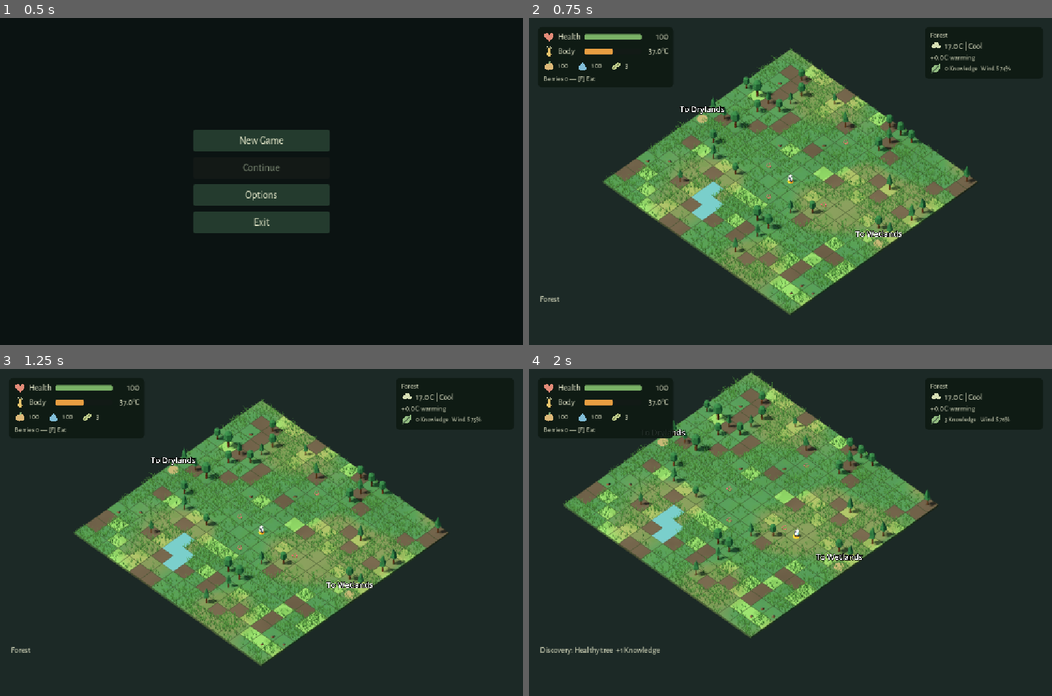
Above: before the commit, frames 1-4 (two rows, left to right).
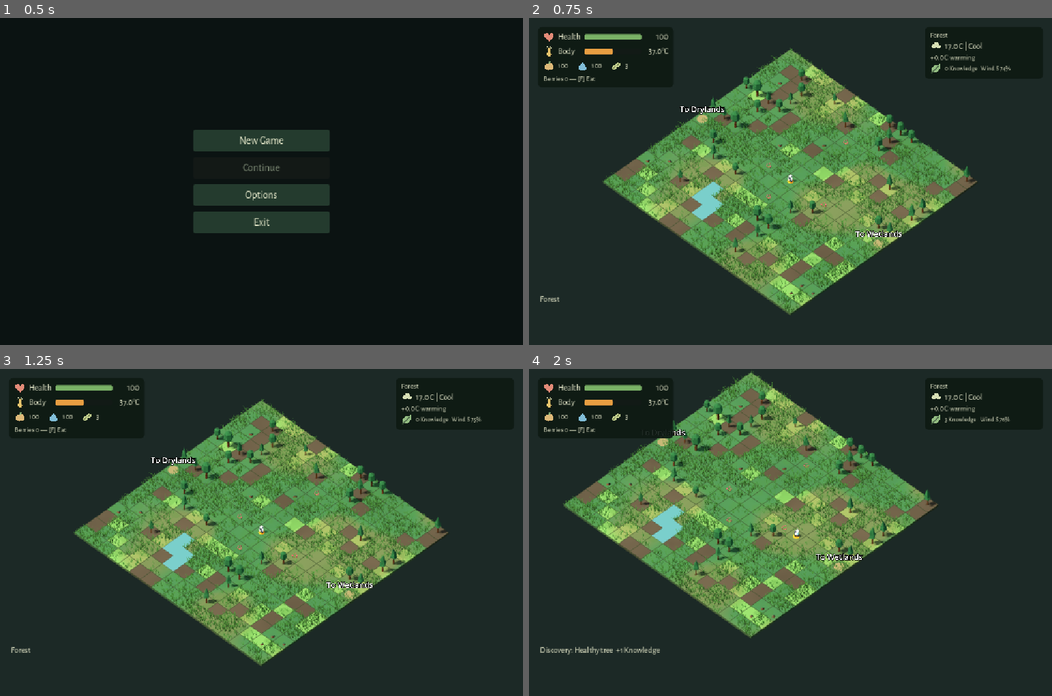
Above: after the commit, the same moments.

Repository: emir-masinovic/gameup-2026-nihilists
Game: Godot game, scene res://features/menus/main_menu.tscn
Two runs of this game, one before a commit and one after it. Both use one fixed random seed, a clock stepped at 60 frames per second and the inputs below.
Inputs (mouse positions are in pixels of both pictures, inside the frame that each line leads up to):
- Up to frame 1 (0.5 s): no input
- Up to frame 2 (0.75 s): click "New Game" at 0.5 s
- Up to frame 3 (1.25 s): no input
- Up to frame 4 (2 s): tap Enter (ui_accept) at 1.25, 1.52 s; move the mouse to (905, 516) at 1.27 s; hold D (move_east) from 1.28 s (still down); hold F (eat) from 1.28 s (still down); click (905, 516) at 1.42 s

Frame 1 is identical in both runs. In frame 2, 0.2% of the frame differs, in the area x 17-84%, y 11-89%; in frame 3, 0.2%; in frame 4, 0.2%.

Commit message:
style: add cached density-aware grass ambient shading

Diff:
--- a/features/levels/forest/nature/ground_cover.gd
+++ b/features/levels/forest/nature/ground_cover.gd
@@ -87,6 +87,7 @@
 	var bases: Array[Basis] = []
 	var origins: Array[Vector3] = []
 	var phases: Array[float] = []
+	var crowding = _crowding(placement) if not shrubs else []
 	var pending: Dictionary = {}
 	var rng = RandomNumberGenerator.new()
 	rng.seed = _appearance_seed ^ 0x48A17
@@ -109,7 +110,7 @@
 		origins.append(grid.world_position(cell)+offset)
 		phases.append(_sample(i*37+j))
 		pending[j] = true
-	batches.append({"renderer": renderer, "indices": indices, " …(247 unchanged characters)… hases,"pending":pending,"cell_states":{}})
+	batches.append({"renderer": renderer, "indices": indices, " …(247 unchanged characters)… hases,"pending":pending,"cell_states":{},"crowding":crowding})
 	model.free()
 
 func update_state(grid: RefCounted):
@@ -138,7 +139,7 @@
 			if batch.sizes[j] != batch.targets[j]: batch.pending[j] = true
 			if batch.vitality[j] != vitality:
 				batch.vitality[j] = vitality
-				batch.renderer.multimesh.set_instance_custom_data(j,Color(vitality,batch.phases[j],vitality,1))
+				batch.renderer.multimesh.set_instance_custom_data(j,Color(vitality,batch.phases[j],0.0 if batch.shrubs else batch.crowding[j]*vitality*vitality,1))
 	for i in range(grid.cells.size()):
 		var data = grid.cells[i]
 		var bare_ground: bool = data.terrain == "grass" and not data.get("burned", false)
@@ -301,3 +302,24 @@
 		material.set_shader_parameter("wind_exposure",values)
 		material.set_shader_parameter("shelter_origin",Vector2(origin.x,origin.z))
 		material.set_shader_parameter("shelter_enabled",true)
+
+# Generation-only spatial bins: approximate overlapping-tuft ambient occlusion.
+# Fixed placements remain cached; climate thinning scales this proxy at refresh.
+func _crowding(placement: Array[Dictionary]) -> Array[float]:
+	var bins: Dictionary = {}
+	for candidate in placement:
+		var key = Vector2i(floori(candidate.position.x/0.65),floori(candidate.position.z/0.65))
+		if not bins.has(key): bins[key] = []
+		bins[key].append(candidate.position)
+	var values: Array[float] = []
+	for candidate in placement:
+		var point: Vector3 = candidate.position
+		var key = Vector2i(floori(point.x/0.65),floori(point.z/0.65))
+		var overlap = 0.0
+		for z in range(-1,2):
+			for x in range(-1,2):
+				for other in bins.get(key+Vector2i(x,z),[]):
+					var distance = point.distance_to(other)
+					if distance > 0.001: overlap += maxf(0.0,1.0-distance/0.65)
+		values.append(clampf(overlap/3.0,0.0,1.0))
+	return values
--- a/features/levels/forest/nature/shader_foliage.gdshader
+++ b/features/levels/forest/nature/shader_foliage.gdshader
@@ -7,6 +7,7 @@
 uniform bool instance_health = false;
 uniform bool blade_grass = false;
 varying float blade_height;
+varying vec3 blade_tint;
 varying float vitality;
 uniform float sway = 0.025;
 uniform float wind_height = 1.6;
@@ -18,6 +19,12 @@
 uniform vec2 shelter_origin = vec2(-16.0);
 void vertex() {
     blade_height = UV.y;
+    float occlusion = blade_grass ? INSTANCE_CUSTOM.b : 0.0;
+    float root_shade = mix(0.88,0.38,occlusion);
+    float top = smoothstep(0.0,0.95,UV.y);
+    float hue = fract(INSTANCE_CUSTOM.g*17.31);
+    vec3 variation = mix(vec3(0.94,0.99,0.88),vec3(1.03,1.01,0.98),hue);
+    blade_tint = mix(vec3(root_shade),vec3(1.03,1.07,0.94),top)*variation;
     vitality = INSTANCE_CUSTOM.r;
     leaf_position = VERTEX;
     vec3 world = MODEL_MATRIX[3].xyz;
@@ -54,8 +61,7 @@
     if (blade_grass) {
         if (!FRONT_FACING) { NORMAL = -NORMAL; }
         // Real vitality approximates dense-cover root occlusion; tips stay soft.
-        float root_shade = mix(0.9,0.62,vitality);
-        ALBEDO *= mix(vec3(root_shade),vec3(1.06,1.1,0.96),smoothstep(0.0,1.0,blade_height));
+        ALBEDO *= blade_tint;
     }
     ROUGHNESS = 1.0;
     METALLIC = 0.0;
--- a/tests/world_presentation_test.gd
+++ b/tests/world_presentation_test.gd
@@ -153,6 +153,13 @@
 	world._update_wind(0.0)
 	check(not world.effects.wind_streaks.visible,"Optional wind ribbons disable independently of grass wind")
 	world.effects.wind_streaks_enabled = true
+	check(grass_batch.crowding.size() == grass_batch.indices.size() and grass_batch.crowding.min() < grass_batch.crowding.max(),"Spatial crowding cache distinguishes sparse and overlapping tufts")
+	var cached_crowding = grass_batch.crowding.duplicate()
+	cover.update_state(world.grid)
+	check(grass_batch.crowding == cached_crowding,"Climate refresh reuses crowding without resampling neighbors")
+	var close_pair: Array[Dictionary] = [{"position":Vector3.ZERO},{"position":Vector3(0.1,0,0)}]
+	var distant_pair: Array[Dictionary] = [{"position":Vector3.ZERO},{"position":Vector3(3,0,0)}]
+	check(cover._crowding(close_pair)[0] > cover._crowding(distant_pair)[0],"Overlapping blades receive more ambient occlusion than isolated blades")
 	var distinct_offsets = {}
 	var per_cell = {}
 	for j in range(grass_batch.indices.size()):
Not shown, changed: docs/ARCHITECTURE.md
